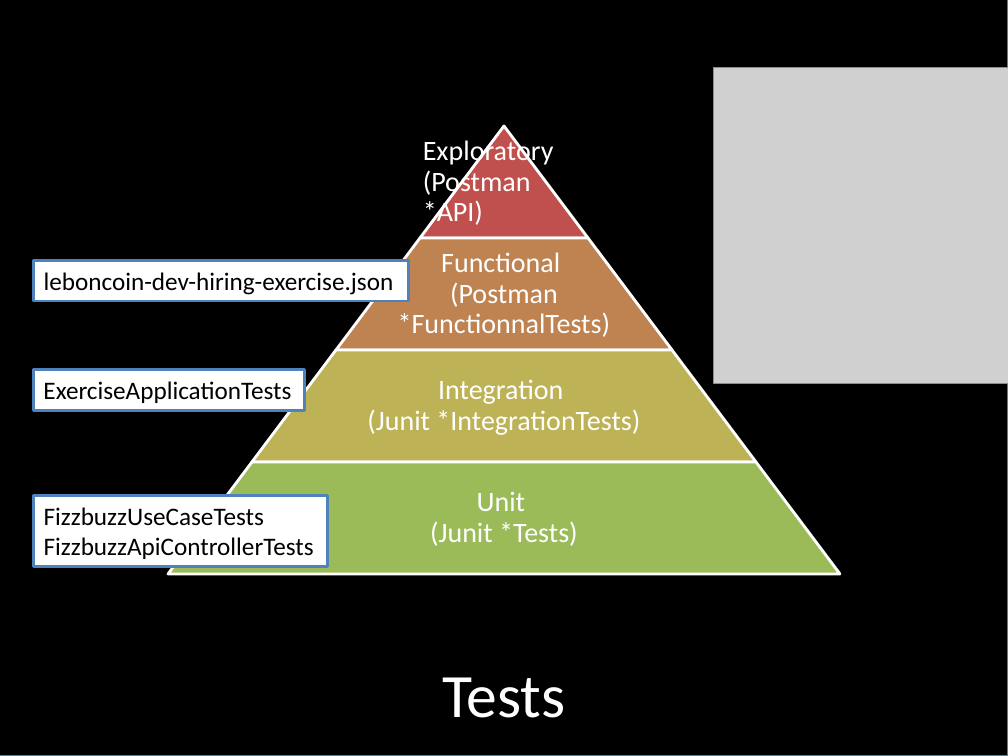
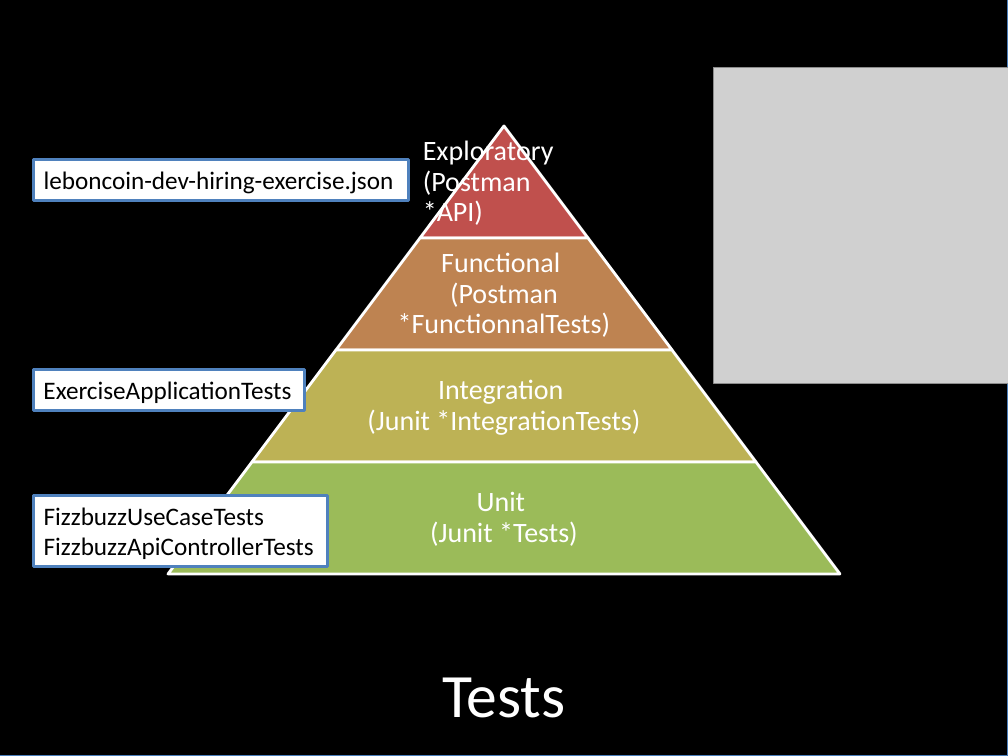
Before and after one commit to DamienFremont/leboncoin-dev-hiring-exercise, a slide deck: slide 3 of docs/Diapositive.pptx. Drawn at 1008x756 pixels with LibreOffice and Linux fonts; fonts in the diff are those of the drawing; grey boxes stand for pictures. Boxes give left, top, right and bottom in pixels: in the first picture for what was removed or moved away, otherwise in the second. Text is boxed around its words. In the diff, an @@ line names an element or a change of style, - is before the commit and + after.

Commit message:
doc: slides + README.md (#mvp)

```diff
--- a/docs/Diapositive.pptx
+++ b/docs/Diapositive.pptx
@@ rectangle "leboncoin-dev-hiring-exercise.json": place and size @@
-rectangle "leboncoin-dev-hiring-exercise.json" at <box>33,260,408,300</box>
+rectangle "leboncoin-dev-hiring-exercise.json" at <box>33,159,408,200</box>
```
Also in this commit, not shown: 2 other files.
